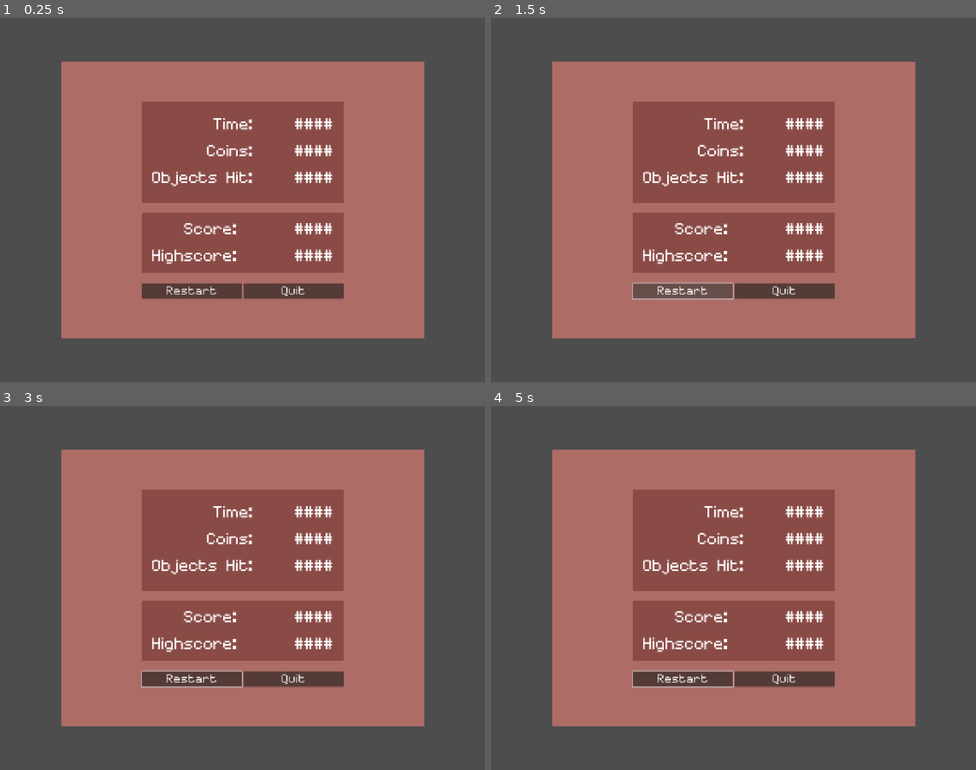
Above: before the commit, frames 1-4 (two rows, left to right).
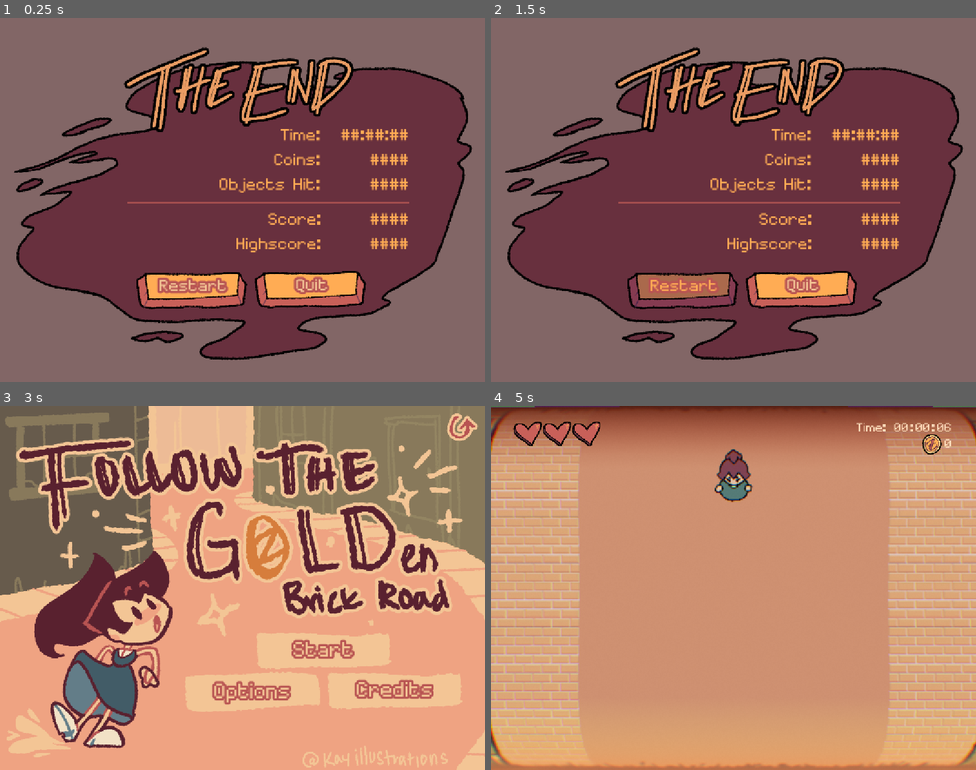
Above: after the commit, the same moments.

Repository: kayillustrations/Follow-The-Gold
Game: Godot game, scene res://ui/end.tscn
The game is run twice, just before and just after one commit, with the same random seed, the same clock (stepped at 60 frames per second) and the same inputs. This scene is started directly instead of the project's main scene. Sound files missing from this copy of the repository are replaced by a short silence.
Inputs (mouse positions are in pixels of both pictures, inside the frame that each line leads up to):
- Up to frame 1 (0.25 s): no input
- Up to frame 2 (1.5 s): click "Restart" at 0.5 s; click "Restart" at 1.25 s
- Up to frame 3 (3 s): click "Restart" at 2 s; tap Enter (ui_accept) at 2.75 s; move the mouse to (218, 660) at 2.77 s; hold Up (ui_up) from 2.78 s (still down); tap Space (Boost) at 2.85 s
- Up to frame 4 (5 s): tap Enter (ui_accept) at 3.02, 4.25, 4.52 s; release Up (ui_up) at 3.5 s; click (815, 649) at 3.5 s, where only the run after the commit has a clickable "Start"; move the mouse to (879, 642) at 4.27 s; hold Up (ui_up) from 4.28 s (still down); tap Space (Boost) at 4.35 s

The runs differ from the first frame. In frame 1, 99% of the frame differs, in the area x 0-100%, y 0-100%; in frame 2, 99%; in frame 3, 99%; in frame 4, 100%.
Error in both runs: Cannot call method 'get_length' on a null value. (res://_globals/autoloads/5.music_manager.gd:58)

Commit message:
end screen

Diff:
--- a/ui/end.gd
+++ b/ui/end.gd
@@ -9,7 +9,7 @@
 var calculated_score
 
 func Config():
-	time.text = SceneLoader.ui.min.text + ":" + SceneLoader.ui.sec.text + ":" + SceneLoader.ui.millisec.text
+	time.text = str(GameManager.current_time[2]) + ":" + str(GameManager.current_time[1]) + ":" + str(GameManager.current_time[0])
 	coins.text = str(GameManager.coins_collected) + "/" + str(GameManager.coins_spawned)
 	obstacles.text = str(GameManager.obstacles_hit)
 	Score()
--- a/ui/end.tscn
+++ b/ui/end.tscn
@@ -1,9 +1,21 @@
-[gd_scene load_steps=3 format=3 uid="uid://dxbdyufawa35i"]
+[gd_scene load_steps=6 format=3 uid="uid://dxbdyufawa35i"]
 
 [ext_resource type="Script" uid="uid://bxw8ttkp2klyr" path="res://ui/end.gd" id="1_0ot1k"]
-
-[sub_resource type="StyleBoxFlat" id="StyleBoxFlat_km5i3"]
-bg_color = Color(0.54, 0.29304, 0.2754, 1)
+[ext_resource type="Texture2D" uid="uid://denl7esl3bl43" path="res://art/the end.png" id="2_ta184"]
+[ext_resource type="Texture2D" uid="uid://dqx6624xb3kmq" path="res://art/ui.png" id="3_j8qh2"]
+
+[sub_resource type="StyleBoxTexture" id="StyleBoxTexture_uafu2"]
+content_margin_left = 10.0
+content_margin_bottom = 20.0
+texture = ExtResource("3_j8qh2")
+region_rect = Rect2(64, 82, 394, 152)
+modulate_color = Color(0.664755, 0.6097, 0.91, 1)
+
+[sub_resource type="StyleBoxTexture" id="StyleBoxTexture_kxvjv"]
+content_margin_left = 10.0
+content_margin_bottom = 20.0
+texture = ExtResource("3_j8qh2")
+region_rect = Rect2(64, 82, 394, 152)
 
 [node name="End" type="Control"]
 layout_mode = 3
@@ -19,168 +31,229 @@
 anchors_preset = 15
 anchor_right = 1.0
 anchor_bottom = 1.0
-offset_left = 151.0
-offset_top = 107.0
-offset_right = -151.0
-offset_bottom = -107.0
-grow_horizontal = 2
-grow_vertical = 2
-color = Color(0.68, 0.424433, 0.4012, 1)
-
-[node name="VBoxContainer" type="VBoxContainer" parent="ColorRect"]
+grow_horizontal = 2
+grow_vertical = 2
+color = Color(1, 0.63, 0.63, 0.301961)
+
+[node name="MarginContainer" type="MarginContainer" parent="."]
+layout_mode = 1
+anchors_preset = 15
+anchor_right = 1.0
+anchor_bottom = 1.0
+grow_horizontal = 2
+grow_vertical = 2
+theme_override_constants/margin_left = 30
+theme_override_constants/margin_top = 30
+theme_override_constants/margin_right = 30
+theme_override_constants/margin_bottom = 30
+
+[node name="TextureRect" type="TextureRect" parent="MarginContainer"]
+layout_mode = 2
+texture = ExtResource("2_ta184")
+expand_mode = 3
+
+[node name="VBoxContainer" type="VBoxContainer" parent="MarginContainer/TextureRect"]
 layout_mode = 1
 anchors_preset = 8
 anchor_left = 0.5
 anchor_top = 0.5
 anchor_right = 0.5
 anchor_bottom = 0.5
-offset_left = -250.0
-offset_top = -152.0
-offset_right = 250.0
-offset_bottom = 152.0
-grow_horizontal = 2
-grow_vertical = 2
-theme_override_constants/separation = 25
-
-[node name="Stats" type="Panel" parent="ColorRect/VBoxContainer"]
-custom_minimum_size = Vector2(500, 250)
-layout_mode = 2
-theme_override_styles/panel = SubResource("StyleBoxFlat_km5i3")
-
-[node name="MarginContainer" type="MarginContainer" parent="ColorRect/VBoxContainer/Stats"]
-layout_mode = 1
-anchors_preset = 15
-anchor_right = 1.0
-anchor_bottom = 1.0
-grow_horizontal = 2
-grow_vertical = 2
-theme_override_constants/margin_left = 25
-theme_override_constants/margin_top = 25
-theme_override_constants/margin_right = 25
-theme_override_constants/margin_bottom = 25
-
-[node name="Labels" type="VBoxContainer" parent="ColorRect/VBoxContainer/Stats/MarginContainer"]
+offset_left = -285.0
+offset_top = -167.0
+offset_right = 412.0
+offset_bottom = 118.0
+grow_horizontal = 2
+grow_vertical = 2
+theme_override_constants/separation = 0
+
+[node name="Stats" type="MarginContainer" parent="MarginContainer/TextureRect/VBoxContainer"]
+layout_mode = 2
+theme_override_constants/margin_bottom = 20
+
+[node name="HBoxContainer" type="HBoxContainer" parent="MarginContainer/TextureRect/VBoxContainer/Stats"]
+layout_mode = 2
+theme_override_constants/separation = 50
+alignment = 2
+
+[node name="Labels" type="VBoxContainer" parent="MarginContainer/TextureRect/VBoxContainer/Stats/HBoxContainer"]
 layout_mode = 2
 size_flags_horizontal = 0
-theme_override_constants/separation = 25
-alignment = 1
-
-[node name="Time" type="Label" parent="ColorRect/VBoxContainer/Stats/MarginContainer/Labels"]
-layout_mode = 2
+theme_override_constants/separation = 20
+alignment = 1
+
+[node name="Time" type="Label" parent="MarginContainer/TextureRect/VBoxContainer/Stats/HBoxContainer/Labels"]
+layout_mode = 2
+theme_override_colors/font_color = Color(1, 0.67451, 0.329412, 1)
 theme_override_font_sizes/font_size = 40
 text = "Time:"
 horizontal_alignment = 2
 
-[node name="Coins" type="Label" parent="ColorRect/VBoxContainer/Stats/MarginContainer/Labels"]
-layout_mode = 2
+[node name="Coins" type="Label" parent="MarginContainer/TextureRect/VBoxContainer/Stats/HBoxContainer/Labels"]
+layout_mode = 2
+theme_override_colors/font_color = Color(1, 0.67451, 0.329412, 1)
 theme_override_font_sizes/font_size = 40
 text = "Coins:"
 horizontal_alignment = 2
 
-[node name="Obstacles" type="Label" parent="ColorRect/VBoxContainer/Stats/MarginContainer/Labels"]
-layout_mode = 2
+[node name="Obstacles" type="Label" parent="MarginContainer/TextureRect/VBoxContainer/Stats/HBoxContainer/Labels"]
+layout_mode = 2
+theme_override_colors/font_color = Color(1, 0.67451, 0.329412, 1)
 theme_override_font_sizes/font_size = 40
 text = "Objects Hit:"
 horizontal_alignment = 2
 
-[node name="Values" type="VBoxContainer" parent="ColorRect/VBoxContainer/Stats/MarginContainer"]
+[node name="Values" type="VBoxContainer" parent="MarginContainer/TextureRect/VBoxContainer/Stats/HBoxContainer"]
 layout_mode = 2
 size_flags_horizontal = 8
-theme_override_constants/separation = 25
-alignment = 1
-
-[node name="Time" type="Label" parent="ColorRect/VBoxContainer/Stats/MarginContainer/Values"]
-unique_name_in_owner = true
-layout_mode = 2
-theme_override_font_sizes/font_size = 40
-text = "####"
-horizontal_alignment = 2
-
-[node name="Coins" type="Label" parent="ColorRect/VBoxContainer/Stats/MarginContainer/Values"]
-unique_name_in_owner = true
-layout_mode = 2
-theme_override_font_sizes/font_size = 40
-text = "####"
-horizontal_alignment = 2
-
-[node name="Obstacles" type="Label" parent="ColorRect/VBoxContainer/Stats/MarginContainer/Values"]
-unique_name_in_owner = true
-layout_mode = 2
-theme_override_font_sizes/font_size = 40
-text = "####"
-horizontal_alignment = 2
-
-[node name="Scores" type="Panel" parent="ColorRect/VBoxContainer"]
-custom_minimum_size = Vector2(500, 150)
-layout_mode = 2
-theme_override_styles/panel = SubResource("StyleBoxFlat_km5i3")
-
-[node name="MarginContainer" type="MarginContainer" parent="ColorRect/VBoxContainer/Scores"]
-layout_mode = 1
-anchors_preset = 15
-anchor_right = 1.0
-anchor_bottom = 1.0
-grow_horizontal = 2
-grow_vertical = 2
-theme_override_constants/margin_left = 25
-theme_override_constants/margin_top = 25
-theme_override_constants/margin_right = 25
-theme_override_constants/margin_bottom = 25
-
-[node name="Labels" type="VBoxContainer" parent="ColorRect/VBoxContainer/Scores/MarginContainer"]
+theme_override_constants/separation = 20
+alignment = 1
+
+[node name="Time" type="Label" parent="MarginContainer/TextureRect/VBoxContainer/Stats/HBoxContainer/Values"]
+unique_name_in_owner = true
+layout_mode = 2
+theme_override_colors/font_color = Color(1, 0.67451, 0.329412, 1)
+theme_override_font_sizes/font_size = 40
+text = "##:##:##"
+horizontal_alignment = 2
+
+[node name="Coins" type="Label" parent="MarginContainer/TextureRect/VBoxContainer/Stats/HBoxContainer/Values"]
+unique_name_in_owner = true
+layout_mode = 2
+theme_override_colors/font_color = Color(1, 0.67451, 0.329412, 1)
+theme_override_font_sizes/font_size = 40
+text = "####"
+horizontal_alignment = 2
+
+[node name="Obstacles" type="Label" parent="MarginContainer/TextureRect/VBoxContainer/Stats/HBoxContainer/Values"]
+unique_name_in_owner = true
+layout_mode = 2
+theme_override_colors/font_color = Color(1, 0.67451, 0.329412, 1)
+theme_override_font_sizes/font_size = 40
+text = "####"
+horizontal_alignment = 2
+
+[node name="ColorRect" type="ColorRect" parent="MarginContainer/TextureRect/VBoxContainer"]
+custom_minimum_size = Vector2(0, 5)
+layout_mode = 2
+color = Color(0.78, 0.37232, 0.3432, 0.631373)
+
+[node name="Scores" type="MarginContainer" parent="MarginContainer/TextureRect/VBoxContainer"]
+layout_mode = 2
+theme_override_constants/margin_top = 20
+
+[node name="HBoxContainer" type="HBoxContainer" parent="MarginContainer/TextureRect/VBoxContainer/Scores"]
+layout_mode = 2
+theme_override_constants/separation = 120
+alignment = 2
+
+[node name="Labels" type="VBoxContainer" parent="MarginContainer/TextureRect/VBoxContainer/Scores/HBoxContainer"]
 layout_mode = 2
 size_flags_horizontal = 0
-theme_override_constants/separation = 25
-alignment = 1
-
-[node name="Score" type="Label" parent="ColorRect/VBoxContainer/Scores/MarginContainer/Labels"]
-layout_mode = 2
+theme_override_constants/separation = 20
+alignment = 1
+
+[node name="Score" type="Label" parent="MarginContainer/TextureRect/VBoxContainer/Scores/HBoxContainer/Labels"]
+layout_mode = 2
+theme_override_colors/font_color = Color(1, 0.67451, 0.329412, 1)
 theme_override_font_sizes/font_size = 40
 text = "Score:"
 horizontal_alignment = 2
 
-[node name="Highscore" type="Label" parent="ColorRect/VBoxContainer/Scores/MarginContainer/Labels"]
-layout_mode = 2
+[node name="Highscore" type="Label" parent="MarginContainer/TextureRect/VBoxContainer/Scores/HBoxContainer/Labels"]
+layout_mode = 2
+theme_override_colors/font_color = Color(1, 0.67451, 0.329412, 1)
 theme_override_font_sizes/font_size = 40
 text = "Highscore:"
 horizontal_alignment = 2
 
-[node name="Values" type="VBoxContainer" parent="ColorRect/VBoxContainer/Scores/MarginContainer"]
+[node name="Values" type="VBoxContainer" parent="MarginContainer/TextureRect/VBoxContainer/Scores/HBoxContainer"]
 layout_mode = 2
 size_flags_horizontal = 8
-theme_override_constants/separation = 25
-alignment = 1
-
-[node name="Score" type="Label" parent="ColorRect/VBoxContainer/Scores/MarginContainer/Values"]
-unique_name_in_owner = true
-layout_mode = 2
-theme_override_font_sizes/font_size = 40
-text = "####"
-horizontal_alignment = 2
-
-[node name="Highscore" type="Label" parent="ColorRect/VBoxContainer/Scores/MarginContainer/Values"]
-unique_name_in_owner = true
-layout_mode = 2
-theme_override_font_sizes/font_size = 40
-text = "####"
-horizontal_alignment = 2
-
-[node name="HBoxContainer" type="HBoxContainer" parent="ColorRect/VBoxContainer"]
-layout_mode = 2
-
-[node name="Restart" type="Button" parent="ColorRect/VBoxContainer/HBoxContainer"]
-layout_mode = 2
-size_flags_horizontal = 3
-size_flags_vertical = 0
-theme_override_font_sizes/font_size = 30
-text = "Restart"
-
-[node name="Quit" type="Button" parent="ColorRect/VBoxContainer/HBoxContainer"]
-layout_mode = 2
-size_flags_horizontal = 3
-size_flags_vertical = 0
-theme_override_font_sizes/font_size = 30
+theme_override_constants/separation = 20
+alignment = 1
+
+[node name="Score" type="Label" parent="MarginContainer/TextureRect/VBoxContainer/Scores/HBoxContainer/Values"]
+unique_name_in_owner = true
+layout_mode = 2
+theme_override_colors/font_color = Color(1, 0.67451, 0.329412, 1)
+theme_override_font_sizes/font_size = 40
+text = "####"
+horizontal_alignment = 2
+
+[node name="Highscore" type="Label" parent="MarginContainer/TextureRect/VBoxContainer/Scores/HBoxContainer/Values"]
+unique_name_in_owner = true
+layout_mode = 2
+size_flags_horizontal = 4
+theme_override_colors/font_color = Color(1, 0.67451, 0.329412, 1)
+theme_override_font_sizes/font_size = 40
+text = "####"
+horizontal_alignment = 2
+
+[node name="Start" type="Button" parent="MarginContainer/TextureRect"]
+layout_mode = 1
+anchors_preset = 8
+anchor_left = 0.5
+anchor_top = 0.5
+anchor_right = 0.5
+anchor_bottom = 0.5
+offset_left = -264.0
+offset_top = 176.5
+offset_right = 11.0
+offset_bottom = 269.5
+grow_horizontal = 2
+grow_vertical = 2
+theme_override_colors/font_hover_pressed_color = Color(1, 0.67451, 0.329412, 1)
+theme_override_colors/font_hover_color = Color(1, 0.67451, 0.329412, 1)
+theme_override_colors/font_outline_color = Color(0.721569, 0.329412, 0.321569, 1)
+theme_override_colors/font_color = Color(0.952941, 0.772549, 0.584314, 1)
+theme_override_colors/font_focus_color = Color(1, 0.67451, 0.329412, 1)
+theme_override_colors/font_pressed_color = Color(1, 0.67451, 0.329412, 1)
+theme_override_constants/outline_size = 21
+theme_override_font_sizes/font_size = 40
+theme_override_styles/focus = SubResource("StyleBoxTexture_uafu2")
+theme_override_styles/hover_pressed_mirrored = SubResource("StyleBoxTexture_uafu2")
+theme_override_styles/hover_pressed = SubResource("StyleBoxTexture_uafu2")
+theme_override_styles/hover_mirrored = SubResource("StyleBoxTexture_uafu2")
+theme_override_styles/hover = SubResource("StyleBoxTexture_uafu2")
+theme_override_styles/pressed_mirrored = SubResource("StyleBoxTexture_uafu2")
+theme_override_styles/pressed = SubResource("StyleBoxTexture_uafu2")
+theme_override_styles/normal_mirrored = SubResource("StyleBoxTexture_kxvjv")
+theme_override_styles/normal = SubResource("StyleBoxTexture_kxvjv")
+text = "Restart
+"
+
+[node name="Quit2" type="Button" parent="MarginContainer/TextureRect"]
+layout_mode = 1
+anchors_preset = 8
+anchor_left = 0.5
+anchor_top = 0.5
+anchor_right = 0.5
+anchor_bottom = 0.5
+offset_left = 30.0
+offset_top = 175.0
+offset_right = 305.0
+offset_bottom = 268.0
+grow_horizontal = 2
+grow_vertical = 2
+theme_override_colors/font_hover_pressed_color = Color(1, 0.67451, 0.329412, 1)
+theme_override_colors/font_hover_color = Color(1, 0.67451, 0.329412, 1)
+theme_override_colors/font_outline_color = Color(0.721569, 0.329412, 0.321569, 1)
+theme_override_colors/font_color = Color(0.952941, 0.772549, 0.584314, 1)
+theme_override_colors/font_focus_color = Color(1, 0.67451, 0.329412, 1)
+theme_override_colors/font_pressed_color = Color(1, 0.67451, 0.329412, 1)
+theme_override_constants/outline_size = 21
+theme_override_font_sizes/font_size = 40
+theme_override_styles/focus = SubResource("StyleBoxTexture_uafu2")
+theme_override_styles/hover_pressed_mirrored = SubResource("StyleBoxTexture_uafu2")
+theme_override_styles/hover_pressed = SubResource("StyleBoxTexture_uafu2")
+theme_override_styles/hover_mirrored = SubResource("StyleBoxTexture_uafu2")
+theme_override_styles/hover = SubResource("StyleBoxTexture_uafu2")
+theme_override_styles/pressed_mirrored = SubResource("StyleBoxTexture_uafu2")
+theme_override_styles/pressed = SubResource("StyleBoxTexture_uafu2")
+theme_override_styles/normal_mirrored = SubResource("StyleBoxTexture_kxvjv")
+theme_override_styles/normal = SubResource("StyleBoxTexture_kxvjv")
 text = "Quit"
 
-[connection signal="pressed" from="ColorRect/VBoxContainer/HBoxContainer/Restart" to="." method="_on_restart_pressed"]
-[connection signal="pressed" from="ColorRect/VBoxContainer/HBoxContainer/Quit" to="." method="_on_quit_pressed"]
+[connection signal="pressed" from="MarginContainer/TextureRect/Start" to="." method="_on_restart_pressed"]
+[connection signal="pressed" from="MarginContainer/TextureRect/Quit2" to="." method="_on_quit_pressed"]
Binary file added: art/the end.png
Not shown, added: art/the end.png.import
